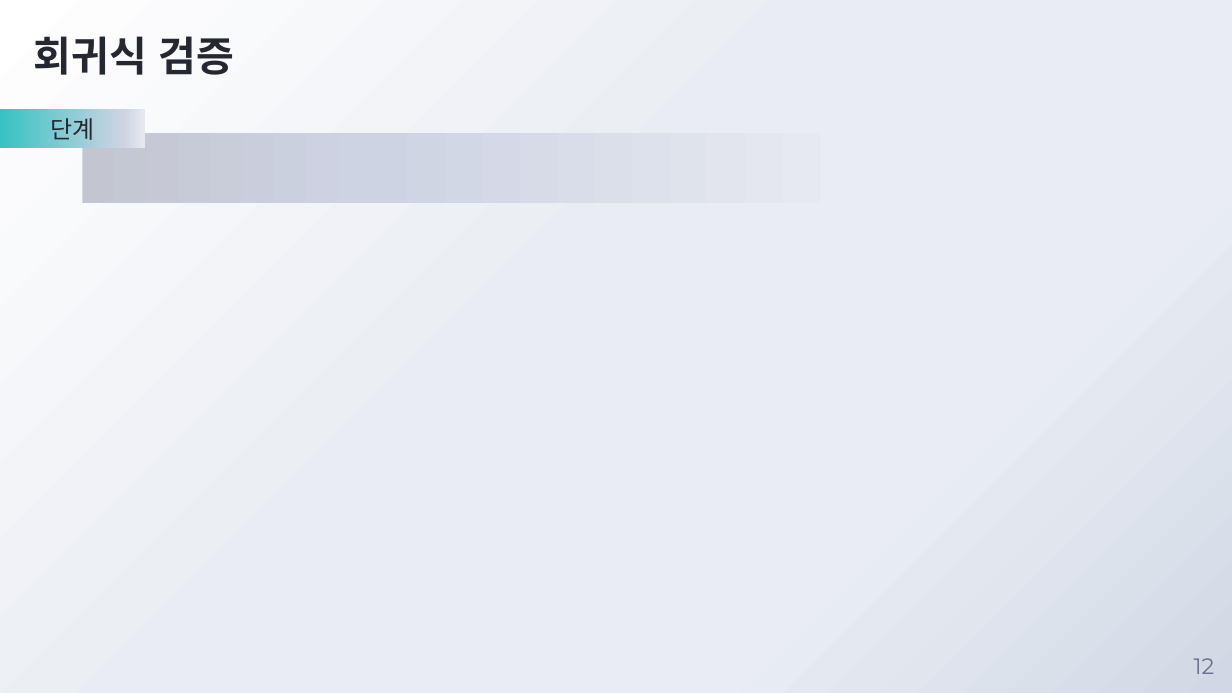
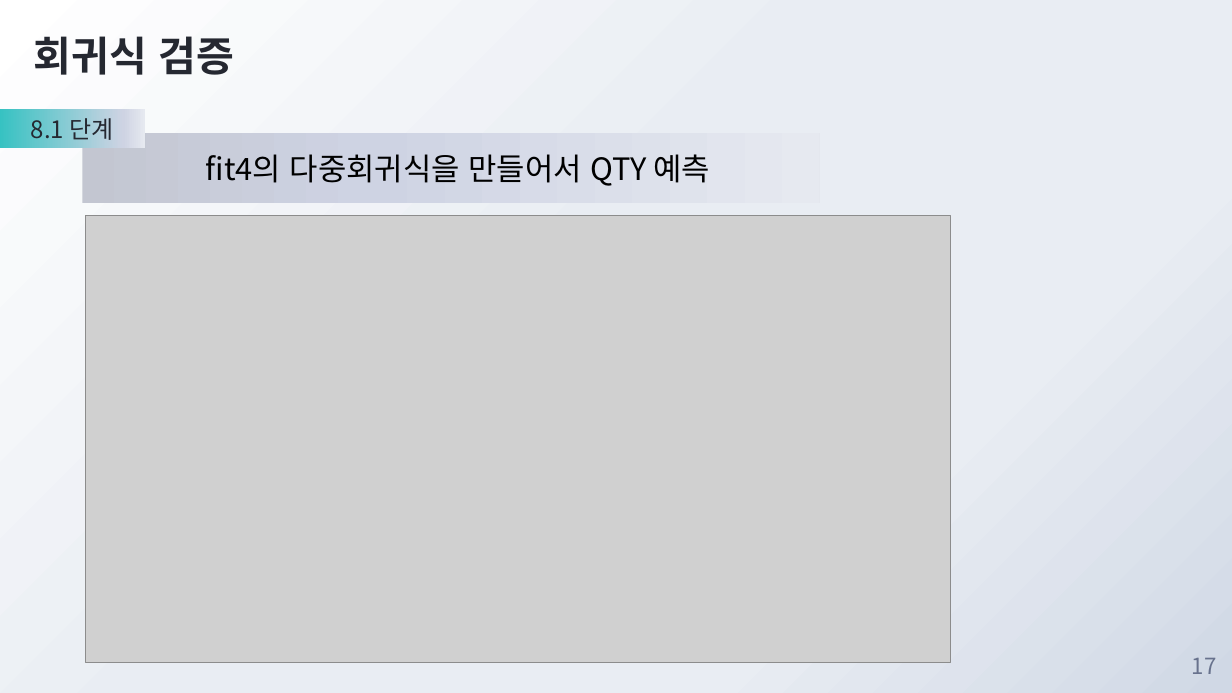
Before and after one commit to JadenChoi94/MachineLearning_Basic, a slide deck: slide 17 of 4조 비타민음료 발표.pptx (slide 12 before the commit). Drawn at 1232x693 pixels with LibreOffice and Linux fonts; fonts in the diff are those of the drawing; grey boxes stand for pictures; background and template pictures are left out. Boxes give left, top, right and bottom in pixels: in the first picture for what was removed or moved away, otherwise in the second. Text is boxed around its words. In the diff, an @@ line names an element or a change of style, - is before the commit and + after.

```diff
--- a/4조 비타민음료 발표.pptx
+++ b/4조 비타민음료 발표.pptx
@@ text in rectangle at <box>31,118,114,140</box>: text changed @@
-단계
+8.1 단계
@@ text in rectangle at <box>206,154,711,186</box>: text added @@
+    fit4의 다중회귀식을 만들어서 QTY 예측
@@ picture added at <box>85,216,950,663</box> @@
@@ page number at <box>1192,658,1217,674</box>: text changed; font Montserrat to Noto Sans CJK KR @@
-12
+17
```
Also in this commit, not shown: 10 other slides changed, 8 slides added, 2 slides removed, 6 other files.
